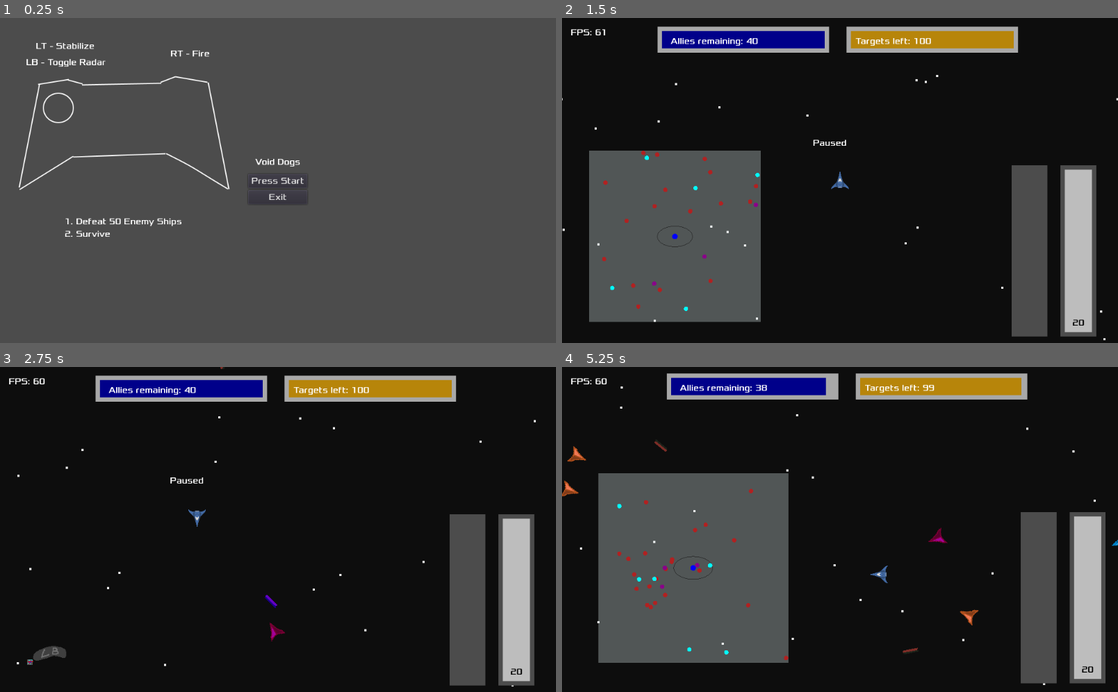
Above: before the commit, frames 1-4 (two rows, left to right).
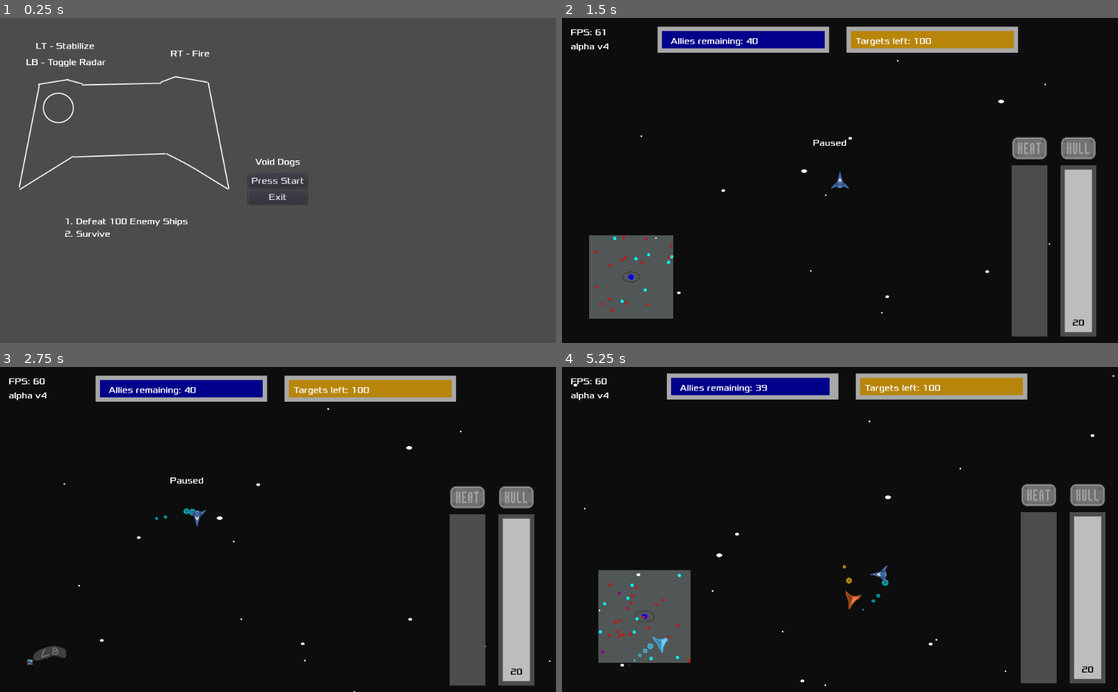
Above: after the commit, the same moments.

Repository: Huckletoon/VoidDogs
Game: Godot game, scene res://Game.tscn
Same seed, same stepped clock (60 frames per second), same inputs: the game is played once before the commit and once after it. Before the commit the project starts from res://Title.tscn.
Inputs:
- Up to frame 1 (0.25 s): no input
- Up to frame 2 (1.5 s): click "Press Start" at 0.5 s; tap Enter (pl_start) at 1.25 s; hold D (pl_right) from 1.28 s (still down); tap Space (pl_radar) at 1.35 s
- Up to frame 3 (2.75 s): tap Enter (pl_start) at 1.55, 2.1 s; release D (pl_right) at 2.03 s; hold S (pl_down) from 2.03 s (still down); tap Space (pl_radar) at 2.3 s
- Up to frame 4 (5.25 s): release S (pl_down) at 2.78 s; hold D (pl_right) 2.78-3.53 s; hold J (pl_fire) 2.78-3.53 s; tap Enter (pl_start) at 3.05, 4.55, 5.1 s; hold W (pl_up) 3.53-4.28 s; tap Space (pl_radar) at 3.6 s; hold L (pl_stabilizer) 4.28-5.03 s; hold A (pl_left) from 4.28 s (still down)

The runs differ from the first frame. In frame 1, 0.1% of the frame differs, in the area x 19-34%, y 61-65%; in frame 2, 14%; in frame 3, 1.2%; in frame 4, 17%, in the area x 0-100%, y 2-99%.

Commit message:
Alpha v4
Mostly graphical changes
Changed node/scene transition structure

Diff:
--- /dev/null
+++ b/Game.tscn
@@ -0,0 +1,6 @@
+[gd_scene load_steps=2 format=2]
+
+[ext_resource path="res://scripts/Game.gd" type="Script" id=1]
+
+[node name="Game" type="Node"]
+script = ExtResource( 1 )
--- a/Title.gd
+++ b/Title.gd
@@ -5,11 +5,11 @@
 
 func _process(delta):
 	if get_tree().paused: get_tree().paused = false
-	if Input.is_action_just_pressed("pl_start"):
-		get_tree().change_scene("res://World.tscn")
+	#if Input.is_action_just_pressed("pl_start"):
+		#get_parent().startGame()
 
 func _on_Start_pressed():
-	get_tree().change_scene("res://World.tscn")
+	get_parent().startGame()
 
 
 func _on_Exit_pressed():
--- a/Title.tscn
+++ b/Title.tscn
@@ -63,7 +63,7 @@
 margin_right = 335.175
 margin_bottom = 409.416
 custom_fonts/font = ExtResource( 2 )
-text = "1. Defeat 50 Enemy Ships
+text = "1. Defeat 100 Enemy Ships
 2. Survive"
 
 [node name="Label2" type="Label" parent="."]
--- /dev/null
+++ b/World.gd
@@ -0,0 +1,4 @@
+extends Node
+
+func _ready():
+	pause_mode = PAUSE_MODE_STOP
--- a/World.tscn
+++ b/World.tscn
@@ -1,15 +1,17 @@
-[gd_scene load_steps=3 format=2]
+[gd_scene load_steps=4 format=2]
 
-[ext_resource path="res://objects/Player.tscn" type="PackedScene" id=1]
-[ext_resource path="res://scripts/Director.gd" type="Script" id=2]
+[ext_resource path="res://World.gd" type="Script" id=1]
+[ext_resource path="res://objects/Player.tscn" type="PackedScene" id=2]
+[ext_resource path="res://scripts/Director.gd" type="Script" id=3]
 
 [node name="World" type="Node"]
+script = ExtResource( 1 )
 
-[node name="Player" parent="." instance=ExtResource( 1 )]
+[node name="Player" parent="." instance=ExtResource( 2 )]
 position = Vector2( 3.32373, -7.75574 )
 
 [node name="Director" type="Node" parent="."]
-script = ExtResource( 2 )
+script = ExtResource( 3 )
 
 [node name="Timer" type="Timer" parent="Director"]
 
--- /dev/null
+++ b/objects/BoostParticle.tscn
@@ -0,0 +1,12 @@
+[gd_scene load_steps=3 format=2]
+
+[ext_resource path="res://scripts/BoostParticle.gd" type="Script" id=1]
+[ext_resource path="res://sprites/boostParticle.png" type="Texture" id=2]
+
+[node name="BoostParticle" type="Area2D"]
+z_index = -1
+script = ExtResource( 1 )
+
+[node name="Sprite" type="Sprite" parent="."]
+scale = Vector2( 0.4, 0.4 )
+texture = ExtResource( 2 )
--- a/objects/Player.tscn
+++ b/objects/Player.tscn
@@ -1,15 +1,36 @@
-[gd_scene load_steps=9 format=2]
+[gd_scene load_steps=13 format=2]
 
 [ext_resource path="res://scripts/Player.gd" type="Script" id=1]
 [ext_resource path="res://sprites/concept_ship.png" type="Texture" id=2]
 [ext_resource path="res://scripts/Radar.gd" type="Script" id=3]
-[ext_resource path="res://sprites/stars0.png" type="Texture" id=4]
-[ext_resource path="res://sprites/stars1.png" type="Texture" id=5]
-[ext_resource path="res://sprites/stars2.png" type="Texture" id=6]
-[ext_resource path="res://sprites/stars3.png" type="Texture" id=7]
+[ext_resource path="res://scripts/ParallaxBackground.gd" type="Script" id=4]
+[ext_resource path="res://sprites/stars0.png" type="Texture" id=5]
+[ext_resource path="res://sprites/stars1.png" type="Texture" id=6]
+[ext_resource path="res://sprites/stars2.png" type="Texture" id=7]
+[ext_resource path="res://sprites/stars3.png" type="Texture" id=8]
 
 [sub_resource type="ConvexPolygonShape2D" id=1]
 points = PoolVector2Array( 0, -16, 16, 16, -16, 16 )
+
+[sub_resource type="Curve" id=2]
+_data = [ Vector2( 0, 1 ), 0.0, 0.0, 0, 0, Vector2( 0.997464, 0 ), 0.0, 0.0, 0, 0 ]
+
+[sub_resource type="CurveTexture" id=3]
+curve = SubResource( 2 )
+
+[sub_resource type="ParticlesMaterial" id=4]
+emission_shape = 2
+emission_box_extents = Vector3( 2, 1, 1 )
+flag_disable_z = true
+spread = 9.0
+gravity = Vector3( 0, 0, 0 )
+initial_velocity = 15.0
+orbit_velocity = 0.0
+orbit_velocity_random = 0.0
+scale = 5.0
+scale_random = 0.7
+scale_curve = SubResource( 3 )
+color = Color( 0, 0.815686, 1, 1 )
 
 [node name="Player" type="KinematicBody2D"]
 script = ExtResource( 1 )
@@ -19,6 +40,17 @@
 
 [node name="Sprite" type="Sprite" parent="."]
 texture = ExtResource( 2 )
+__meta__ = {
+"_edit_lock_": true
+}
+
+[node name="Particles" type="Particles2D" parent="Sprite"]
+visible = false
+position = Vector2( 0, 13 )
+rotation = 1.5708
+lifetime = 2.0
+randomness = 0.5
+process_material = SubResource( 4 )
 
 [node name="Camera2D" type="Camera2D" parent="."]
 current = true
@@ -35,51 +67,53 @@
 script = ExtResource( 3 )
 
 [node name="ParallaxBackground" type="ParallaxBackground" parent="."]
+script = ExtResource( 4 )
 
-[node name="ParallaxLayer" type="ParallaxLayer" parent="ParallaxBackground"]
+[node name="layer0" type="ParallaxLayer" parent="ParallaxBackground"]
 z_index = -5
-motion_mirroring = Vector2( 2048, 2048 )
+motion_mirroring = Vector2( 4000, 4000 )
 
-[node name="ColorRect" type="ColorRect" parent="ParallaxBackground/ParallaxLayer"]
-margin_right = 2048.0
-margin_bottom = 2048.0
+[node name="ColorRect" type="ColorRect" parent="ParallaxBackground/layer0"]
+margin_right = 4000.0
+margin_bottom = 4000.0
 color = Color( 0.054902, 0.054902, 0.054902, 1 )
 
-[node name="ParallaxLayer2" type="ParallaxLayer" parent="ParallaxBackground"]
+[node name="layer1" type="ParallaxLayer" parent="ParallaxBackground"]
+editor/display_folded = true
 z_index = -4
-motion_scale = Vector2( 0.2, 0.2 )
-motion_mirroring = Vector2( 1024, 1024 )
+motion_scale = Vector2( 0.05, 0.05 )
+motion_mirroring = Vector2( 4000, 4000 )
 
-[node name="Sprite" type="Sprite" parent="ParallaxBackground/ParallaxLayer2"]
-texture = ExtResource( 4 )
-centered = false
-
-[node name="ParallaxLayer3" type="ParallaxLayer" parent="ParallaxBackground"]
-editor/display_folded = true
-z_index = -3
-motion_scale = Vector2( 0.5, 0.5 )
-motion_mirroring = Vector2( 1024, 1024 )
-
-[node name="Sprite" type="Sprite" parent="ParallaxBackground/ParallaxLayer3"]
+[node name="Sprite" type="Sprite" parent="ParallaxBackground/layer1"]
 texture = ExtResource( 5 )
 centered = false
 
-[node name="ParallaxLayer4" type="ParallaxLayer" parent="ParallaxBackground"]
+[node name="layer2" type="ParallaxLayer" parent="ParallaxBackground"]
 editor/display_folded = true
-z_index = -2
-motion_scale = Vector2( 0.9, 0.9 )
-motion_mirroring = Vector2( 1024, 1024 )
+z_index = -3
+motion_scale = Vector2( 0.1, 0.1 )
+motion_mirroring = Vector2( 4000, 4000 )
 
-[node name="Sprite" type="Sprite" parent="ParallaxBackground/ParallaxLayer4"]
+[node name="Sprite" type="Sprite" parent="ParallaxBackground/layer2"]
 texture = ExtResource( 6 )
 centered = false
 
-[node name="ParallaxLayer5" type="ParallaxLayer" parent="ParallaxBackground"]
+[node name="layer3" type="ParallaxLayer" parent="ParallaxBackground"]
+editor/display_folded = true
+z_index = -2
+motion_scale = Vector2( 0.15, 0.15 )
+motion_mirroring = Vector2( 4000, 4000 )
+
+[node name="Sprite" type="Sprite" parent="ParallaxBackground/layer3"]
+texture = ExtResource( 7 )
+centered = false
+
+[node name="layer4" type="ParallaxLayer" parent="ParallaxBackground"]
 editor/display_folded = true
 z_index = -1
-motion_scale = Vector2( 0.1, 0.1 )
-motion_mirroring = Vector2( 1024, 1024 )
+motion_scale = Vector2( 0.2, 0.2 )
+motion_mirroring = Vector2( 4000, 4000 )
 
-[node name="Sprite" type="Sprite" parent="ParallaxBackground/ParallaxLayer5"]
-texture = ExtResource( 7 )
+[node name="Sprite" type="Sprite" parent="ParallaxBackground/layer4"]
+texture = ExtResource( 8 )
 centered = false
--- a/project.godot
+++ b/project.godot
@@ -57,13 +57,16 @@
 [application]
 
 config/name="VoidDogs"
-run/main_scene="res://Title.tscn"
+run/main_scene="res://Game.tscn"
 config/icon="res://sprites/ship.png"
 
-[display]
-
-window/size/borderless=true
-window/size/fullscreen=true
+[debug]
+
+gdscript/warnings/enable=false
+
+[global]
+
+version=true
 
 [gui]
 
--- a/scripts/Ally.gd
+++ b/scripts/Ally.gd
@@ -2,6 +2,7 @@
 
 class_name Ally
 
+var Particle = preload("res://objects/BoostParticle.tscn")
 var Bullet = preload("res://objects/Bullet.tscn")
 
 var rng = RandomNumberGenerator.new()
@@ -75,6 +76,17 @@
 				director.add_child(bullet)
 				fireTrack = -1
 
+
+	#particles
+	if rng.randf() > 0.5:
+		var particle = Particle.instance()
+		particle.set_modulate(Color(0, 0.7, 0.9, 1))
+		var lookDir = Vector2(sin(sprite.rotation), -cos(sprite.rotation))
+		particle.position = position + lookDir * -12
+		particle.vel = lookDir * -50
+		particle.decay = 4
+		director.add_child(particle)
+
 	if fireTrack != 0:
 		fireTrack += fireRate
 		if fireTrack >= fireCool:
--- /dev/null
+++ b/scripts/BoostParticle.gd
@@ -0,0 +1,16 @@
+extends Area2D
+
+var vel = Vector2.ZERO
+var spin = 0
+var decay = 0
+
+onready var sprite = get_node("Sprite")
+
+func _physics_process(delta):
+
+	#position += vel * delta
+	sprite.rotate(spin * delta)
+	sprite.scale -= Vector2(decay, decay) * delta
+	if sprite.scale.x < 0:
+		sprite.scale = Vector2.ZERO
+		queue_free()
--- a/scripts/Chaser.gd
+++ b/scripts/Chaser.gd
@@ -3,6 +3,7 @@
 class_name Chaser
 
 var Bullet = preload("res://objects/Bullet.tscn")
+var Particle = preload("res://objects/BoostParticle.tscn")
 
 var rng = RandomNumberGenerator.new()
 var vel = Vector2()
@@ -79,6 +80,16 @@
 			get_parent().add_child(bullet)
 			fireTrack = -1
 
+	#particles
+	if rng.randf() > 0.5:
+		var particle = Particle.instance()
+		particle.set_modulate(Color(0.9, 0.7, 0.1, 1))
+		var lookDir = Vector2(sin(sprite.rotation), -cos(sprite.rotation))
+		particle.position = position + lookDir * -12
+		particle.vel = lookDir * -50
+		particle.decay = 4
+		director.add_child(particle)
+
 	if fireTrack != 0:
 		fireTrack += fireRate
 		if fireTrack >= fireCool:
--- a/scripts/Director.gd
+++ b/scripts/Director.gd
@@ -26,12 +26,19 @@
 	timer.process_mode = Timer.TIMER_PROCESS_PHYSICS
 	timer.wait_time = 1.5
 	for i in range(40):
-		if i%4 == 0:
+		if i%3 == 0:
 			spawnAlly()
 		else:
 			spawnEnemy()
 	timer.start()
 	rng.randomize()
+
+func _physics_process(delta):
+	if alliesKilled >= allyTarget:
+		pass
+	if enemiesKilled >= enemyTarget:
+		pass
+
 
 func spawnEnemy():
 	if ships.size() < MAX_SHIPS:
--- /dev/null
+++ b/scripts/Game.gd
@@ -0,0 +1,41 @@
+extends Node
+
+var titleScene = preload("res://Title.tscn")
+var worldScene = preload("res://World.tscn")
+
+var level
+var titleNode
+var worldNode
+
+func _ready():
+	pause_mode = PAUSE_MODE_PROCESS
+	level = "Title"
+	titleNode = titleScene.instance()
+	add_child(titleNode)
+
+func _process(delta):
+	if Input.is_action_just_pressed("pl_start"):
+		match level:
+			"world":
+				if !worldNode.get_node("Player").isDead:
+					get_tree().paused = !get_tree().paused
+				else:
+					returnToTitle()
+					worldNode.queue_free()
+					worldNode = null
+			"Title":
+				startGame()
+
+func startGame():
+	remove_child(titleNode)
+	if worldNode == null:
+		worldNode = worldScene.instance()
+	add_child(worldNode)
+	level = "world"
+
+func returnToTitle():
+	match level:
+		"world":
+			remove_child(worldNode)
+	add_child(titleNode)
+	level = "Title"
--- a/scripts/Interceptor.gd
+++ b/scripts/Interceptor.gd
@@ -3,7 +3,7 @@
 class_name Interceptor
 
 var Bullet = preload("res://objects/Bullet.tscn")
-#var font = preload("res://fonts/xolonium/xolonium.tres")
+var Particle = preload("res://objects/BoostParticle.tscn")
 var rng = RandomNumberGenerator.new()
 
 var vel = Vector2()
@@ -74,6 +74,16 @@
 			bullet.set_modulate(Color(0.8, 0, 1))
 			get_parent().add_child(bullet)
 			fireTrack = -1
+	#particles
+	if rng.randf() > 0.5:
+		var particle = Particle.instance()
+		particle.set_modulate(Color(0.8, 0.3, 0.8, 1))
+		var lookDir = Vector2(sin(sprite.rotation), -cos(sprite.rotation))
+		particle.position = position + lookDir * -12
+		particle.vel = lookDir * -50
+		particle.decay = 4
+		director.add_child(particle)
+
 
 	if fireTrack != 0:
 		fireTrack += fireRate
--- /dev/null
+++ b/scripts/ParallaxBackground.gd
@@ -0,0 +1,74 @@
+extends ParallaxBackground
+
+onready var layer0 = get_node("layer0")
+onready var layer1 = get_node("layer1")
+onready var layer2 = get_node("layer2")
+onready var layer3 = get_node("layer3")
+onready var layer4 = get_node("layer4")
+
+var rng = RandomNumberGenerator.new()
+var base = Image.new()
+var stars1 = Image.new()
+var stars2 = Image.new()
+var stars3 = Image.new()
+var stars4 = Image.new()
+
+const WIDTH = 4000
+const HEIGHT = 4000
+const PAD = 10
+
+func _ready():
+	rng.randomize()
+	base.create(WIDTH, HEIGHT, false, Image.FORMAT_RGBA8)
+	base.fill(Color(0,0,0,0))
+
+	stars1.copy_from(base)
+	stars2.copy_from(base)
+	stars3.copy_from(base)
+	stars4.copy_from(base)
+	generateStars(stars1, 1)
+	generateStars(stars2, 2)
+	generateStars(stars3, 3)
+	generateStars(stars4, 3)
+	var stars1Text = ImageTexture.new()
+	var stars2Text = ImageTexture.new()
+	var stars3Text = ImageTexture.new()
+	var stars4Text = ImageTexture.new()
+	stars1Text.create_from_image(stars1)
+	stars2Text.create_from_image(stars2)
+	stars3Text.create_from_image(stars3)
+	stars4Text.create_from_image(stars4)
+	layer1.get_node("Sprite").texture = stars1Text
+	layer2.get_node("Sprite").texture = stars2Text
+	layer3.get_node("Sprite").texture = stars3Text
+	layer4.get_node("Sprite").texture = stars4Text
+
+	pass
+
+func generateStars(image, maxRadius):
+	var count = rng.randi_range(40, 160)
+	image.lock()
+	for x in range(count):
+		var pos = Vector2(rng.randi_range(PAD, WIDTH-PAD), rng.randi_range(PAD, HEIGHT-PAD))
+		var radius = rng.randi_range(1,maxRadius)
+		# without radius
+		image.set_pixel(pos.x, pos.y, Color(1,1,1,1))
+		# with radius
+		for i in range(radius*2) :
+			# i acts as x coordinate
+			if i != 0:
+				#var tempX =
+				var tempY = ceil(radius * sin(PI/2.0/i))
+				for y in range(tempY + 1):
+					image.set_pixel(pos.x + i, pos.y - y, Color.white)
+					image.set_pixel(pos.x + i, pos.y + y, Color.white)
+					image.set_pixel(pos.x - i, pos.y - y, Color.white)
+					image.set_pixel(pos.x - i, pos.y + y, Color.white)
+			else:
+				var tempY = ceil(radius * sin(PI/2.0))
+				for y in range(tempY + 1):
+					image.set_pixel(pos.x, pos.y - y, Color.white)
+					image.set_pixel(pos.x, pos.y + y, Color.white)
+
+	image.unlock()
+	pass
--- a/scripts/Player.gd
+++ b/scripts/Player.gd
@@ -3,6 +3,7 @@
 class_name Player
 
 var Bullet = preload("res://objects/Bullet.tscn")
+var Particle = preload("res://objects/BoostParticle.tscn")
 var rng = RandomNumberGenerator.new()
 
 var vel = Vector2(0,0)
@@ -79,8 +80,6 @@
 		vel = vel.clamped(MAX_SPEED)
 	else:
 		offsetCam(0,0,0.3)
-		if Input.is_action_just_pressed("pl_start"):
-			get_tree().change_scene("res://Title.tscn")
 
 	vel = move_and_slide(vel)
 	shake()
@@ -99,12 +98,23 @@
 	offsetCam(xvar * CAM_OFFSET_X, yvar * CAM_OFFSET_Y, CAM_SMOOTH)
 	radar.camOff = camera.offset
 	if yvar != 0 or xvar != 0: sprite.rotation = atan2(yvar, xvar) + PI/2
+	lookDir = Vector2(sin(sprite.rotation), -cos(sprite.rotation))
+
+	#particles
+	if yvar != 0 or xvar != 0:
+		if rng.randf() > 0.5:
+			var particle = Particle.instance()
+			particle.set_modulate(Color(0, 0.8, 0.8, 1))
+			particle.position = position + lookDir * -12
+			particle.position += Vector2(rng.randi_range(-5, 5), rng.randi_range(0,5))
+			particle.vel = lookDir * -50
+			particle.decay = 1.75
+			get_parent().add_child(particle)
 
 	#Stabilize
 	vel = lerp(vel, Vector2.ZERO, Input.get_action_strength("pl_stabilizer") * STABILIZER)
 
 	#fire
-	lookDir = Vector2(sin(sprite.rotation), -cos(sprite.rotation))
 	if Input.is_action_pressed("pl_fire"):
 		if fire_track == 0 and !burned:
 			var bullet = Bullet.instance()
--- a/scripts/Radar.gd
+++ b/scripts/Radar.gd
@@ -3,13 +3,14 @@
 const PAD = 50
 const RANGE = 2500
 const ASSIST_RANGE = 200
-const MAX_SIZE = 350
 const MIN_SIZE = 10
 const UI_SWAY = 0.25
+const BAR_BACK = Color(0.3, 0.3, 0.3, 1)
 
 #Radar
 var scrnWidth = 0
 var scrnHeight = 0
+var maxSize = 350
 var camOff = Vector2(0,0)
 var pos = Vector2(0,0)
 var size = Vector2(MIN_SIZE, MIN_SIZE)
@@ -56,6 +57,8 @@
 var physStep = 0
 
 onready var leftShoulder = preload("res://sprites/left_shoulder.png")
+onready var hullSprite = preload("res://sprites/hull_plate.png")
+onready var heatSprite = preload("res://sprites/heat_plate.png")
 onready var font = preload("res://fonts/xolonium/xolonium.tres")
 onready var cam = get_node("../Camera2D")
 onready var director = get_node("../../Director")
@@ -67,10 +70,11 @@
 func calcRadar():
 	var x = -1 * (scrnWidth/2) + PAD + camOff.x
 	var y = scrnHeight/2 - PAD - size.y + camOff.y
+	maxSize = scrnWidth / 6
 	pos = Vector2(x,y)
 	if Input.is_action_just_pressed("pl_radar"):
 		radarOn = !radarOn
-		if radarOn: size = Vector2(MAX_SIZE, MAX_SIZE)
+		if radarOn: size = Vector2(maxSize, maxSize)
 		else: size = Vector2(MIN_SIZE, MIN_SIZE)
 	radarRect.position = lerp(radarRect.position, pos, UI_SWAY)
 	radarRect.size = lerp(radarRect.size, size, UI_SWAY)
@@ -137,9 +141,6 @@
 
 	calcHeat()
 
-	#Pause
-	if Input.is_action_just_pressed("pl_start"): get_tree().paused = !get_tree().paused
-
 	#DEBUG
 	var fpsX = scrnWidth * -0.5 + 16
 	var fpsY = scrnHeight * -0.5 + 32
@@ -174,6 +175,8 @@
 		draw_circle(radarRect.position + radarRect.size/2, 2, Color.blue)
 		draw_texture(leftShoulder, radarRect.position + Vector2(radarRect.size.x, -radarRect.size.y - leftShoulder.get_height()/2))
 	if director != null:
+		var blipSize = 3
+		if !radarOn: blipSize = 1
 		var center = radarRect.position + radarRect.size/2
 		for ship in director.ships:
 			var diff = ship.position - playerPos
@@ -182,9 +185,6 @@
 				diff = diff.normalized()
 				mag = (mag / RANGE) * (radarRect.size.x/2)
 				var posit = center + diff * mag
-
-				var blipSize = 4
-				if !radarOn: blipSize = 1
 
 				if ship.is_type("Enemy"): draw_circle(posit, blipSize, Color.darkgoldenrod)
 				elif ship.is_type("Chaser"): draw_circle(posit, blipSize, Color.firebrick)
@@ -197,8 +197,6 @@
 				mag = (mag / RANGE) * (radarRect.size.x/2)
 				var posit = center + diff * mag
 
-				var blipSize = 4
-				if !radarOn: blipSize = 1
 				if ship.is_type("Ally"): draw_circle( posit, blipSize, Color.cyan)
 
 func drawObjective():
@@ -232,16 +230,17 @@
 	drawObjective()
 
 	#Health
-	var back = Color(0.3, 0.3, 0.3, 1)
-	draw_rect(healthBackRect, back, true)
+	draw_rect(healthBackRect, BAR_BACK, true)
 	draw_rect(healthRect, Color.gray, true)
 	draw_string(font, healthRect.position + Vector2(14, -12), health as String, Color(0,0,0,1))
+	draw_texture(hullSprite, healthBackRect.position + Vector2(1, healthBackRect.size.y - 64))
 
 	#Overheat
 	var heatCol = lerp(coolCol, hotCol, float(player.fireHeat)/float(player.MAX_HEAT))
 	if player.burned: heatCol = Color(0.3, 0.1, 0.3, 1)
-	draw_rect(heatBackRect, back, true)
+	draw_rect(heatBackRect, BAR_BACK, true)
 	draw_rect(heatRect, heatCol, true)
+	draw_texture(heatSprite, heatBackRect.position + Vector2(1, heatBackRect.size.y - 64))
 
 	#Death
 	var black = Color.black
@@ -257,3 +256,4 @@
 
 	#DEBUG
 	draw_string(font, fpsPos, "FPS: " + Engine.get_frames_per_second() as String)
+	draw_string(font, fpsPos + Vector2(0, 26), "alpha v4")
Binary file added: sprites/boostParticle.png
Not shown, added: sprites/boostParticle.png.import
Binary file added: sprites/heat_plate.png
Not shown, added: sprites/heat_plate.png.import
Binary file added: sprites/hull_plate.png
Not shown, added: sprites/hull_plate.png.import
